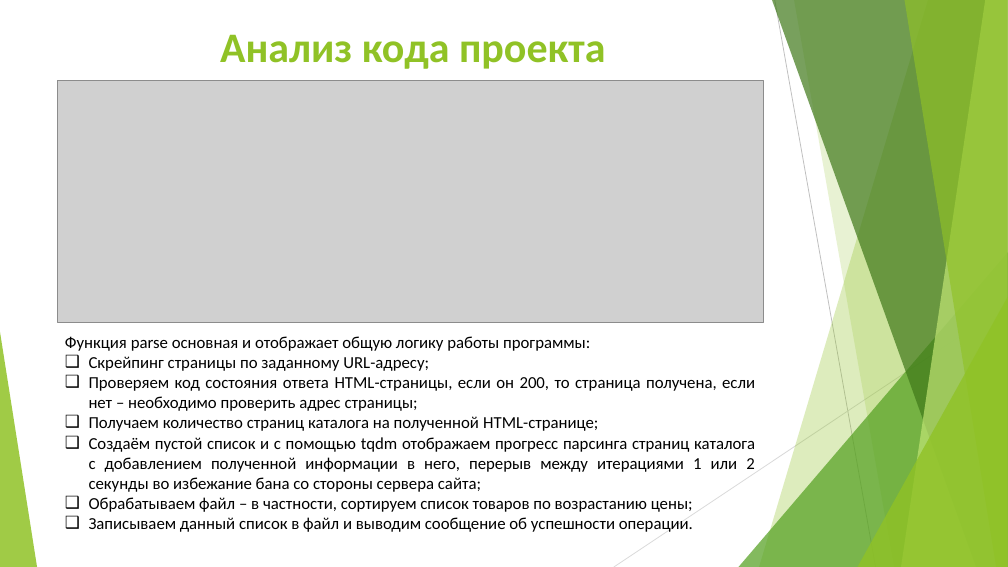
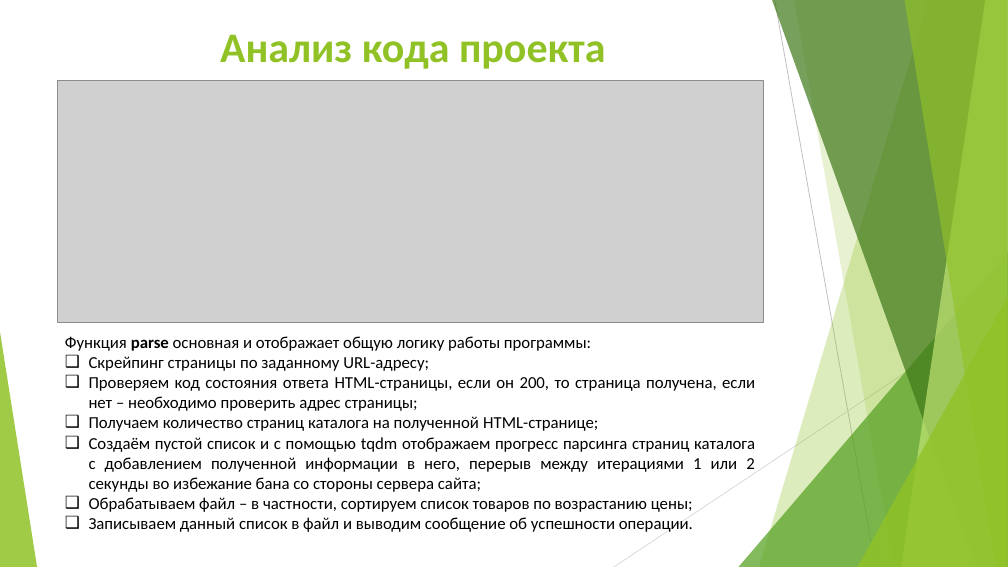
Before and after one commit to Grevetail/Python, a slide deck: slide 12 of scraping_parsing project/web scraping_parsing.pptx. Drawn at 1008x567 pixels with LibreOffice and Linux fonts; fonts in the diff are those of the drawing; grey boxes stand for pictures. Boxes give left, top, right and bottom in pixels: in the first picture for what was removed or moved away, otherwise in the second. Text is boxed around its words. In the diff, an @@ line names an element or a change of style, - is before the commit and + after.

Commit message:
added file config by my_parser

```diff
--- a/scraping_parsing project/web scraping_parsing.pptx
+++ b/scraping_parsing project/web scraping_parsing.pptx
@@ text at [65,336,591,351]: bold on in "parse" @@
```
Also in this commit, not shown: 1 other slide changed, 4 other files.
